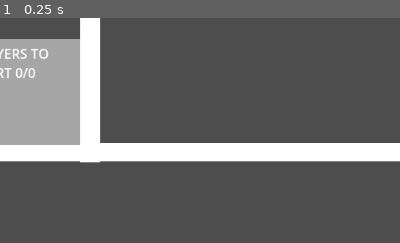
Above: before the commit, frame 1.
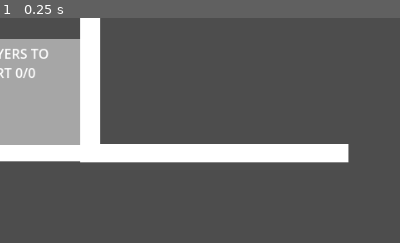
Above: after the commit, the same moment.

Repository: Maezaz1212/NatPunchthrough
Game: Godot game, scene res://SCENES/RaceGame/GAME.tscn
The game is run twice, just before and just after one commit, with the same random seed, the same clock (stepped at 60 frames per second) and the same inputs. This scene is started directly instead of the project's main scene.
Inputs:
- Up to frame 1 (0.25 s): no input
The pictures show only the part of the screen within x 50-100%, y 50-100%; the shares and areas given below are measured in that part.

The runs differ from the first frame. In frame 1, 1.9% of the frame differs, in the area x 25-100%, y 55-65%.

Commit message:
Current Build

Diff:
--- a/SCENES/Puppets/Player.tscn
+++ b/SCENES/Puppets/Player.tscn
@@ -122,4 +122,7 @@
 unreliable_sync_vars = {
 NodePath(".."): ["global_position"]
 }
+always_server_sync_vars = {
+NodePath(".."): ["is_dead"]
+}
 is_local_authority = true
--- a/SCENES/RaceGame/GAME.tscn
+++ b/SCENES/RaceGame/GAME.tscn
@@ -8,6 +8,7 @@
 [ext_resource type="Script" path="res://SCRIPTS/WALLOFDEATH.gd" id="5_gnxqn"]
 [ext_resource type="Script" path="res://SCRIPTS/RaceCamera.gd" id="6_iaqfd"]
 [ext_resource type="Script" path="res://SCENES/RaceGame/finish_line.gd" id="7_sku0x"]
+[ext_resource type="Script" path="res://SCENES/RaceGame/MOVINGPLATFORM.gd" id="9_hyug6"]
 
 [sub_resource type="RectangleShape2D" id="RectangleShape2D_allfg"]
 size = Vector2(600, 20)
@@ -20,9 +21,6 @@
 
 [sub_resource type="ShaderMaterial" id="ShaderMaterial_hsjdx"]
 
-[sub_resource type="RectangleShape2D" id="RectangleShape2D_hysj1"]
-size = Vector2(679, 20)
-
 [sub_resource type="RectangleShape2D" id="RectangleShape2D_idjkw"]
 size = Vector2(63, 189)
 
@@ -31,6 +29,12 @@
 
 [sub_resource type="RectangleShape2D" id="RectangleShape2D_pa4d7"]
 size = Vector2(20, 517)
+
+[sub_resource type="RectangleShape2D" id="RectangleShape2D_aop8e"]
+size = Vector2(1e+07, 100)
+
+[sub_resource type="RectangleShape2D" id="RectangleShape2D_hysj1"]
+size = Vector2(300, 20)
 
 [node name="GAME" type="Node2D" node_paths=PackedStringArray("textLabel", "WALLOFDEATH", "DOOR", "Game_message", "LobbyButton")]
 script = ExtResource("1_lue75")
@@ -123,21 +127,8 @@
 NodePath("../RichTextLabel"): ["text"]
 }
 
-[node name="RUN_LEVEL" type="Node2D" parent="."]
-
-[node name="StaticBody2D" type="StaticBody2D" parent="RUN_LEVEL"]
-position = Vector2(1196, 500)
-
-[node name="Sprite2D" type="Sprite2D" parent="RUN_LEVEL/StaticBody2D"]
-scale = Vector2(3.385, 0.11)
-texture = ExtResource("2_vl1qh")
-
-[node name="CollisionShape2D" type="CollisionShape2D" parent="RUN_LEVEL/StaticBody2D"]
-position = Vector2(-2.5, 0)
-shape = SubResource("RectangleShape2D_hysj1")
-
 [node name="FINISHLine" type="Area2D" parent="."]
-position = Vector2(1518, 504)
+position = Vector2(4672, 549)
 script = ExtResource("7_sku0x")
 
 [node name="Sprite2D" type="Sprite2D" parent="FINISHLine"]
@@ -191,9 +182,152 @@
 position = Vector2(0, 248.5)
 shape = SubResource("RectangleShape2D_pa4d7")
 
+[node name="BOTTOMOUTOFBOUND" type="Area2D" parent="."]
+position = Vector2(362, 849)
+script = ExtResource("5_gnxqn")
+
+[node name="CollisionShape2D" type="CollisionShape2D" parent="BOTTOMOUTOFBOUND"]
+position = Vector2(0, 327)
+shape = SubResource("RectangleShape2D_aop8e")
+
+[node name="RUN_LEVEL" type="Node2D" parent="."]
+
+[node name="FirstJumpingArea" type="Node2D" parent="RUN_LEVEL"]
+
+[node name="StaticBody2D" type="StaticBody2D" parent="RUN_LEVEL/FirstJumpingArea"]
+position = Vector2(1010, 501)
+
+[node name="Sprite2D" type="Sprite2D" parent="RUN_LEVEL/FirstJumpingArea/StaticBody2D"]
+scale = Vector2(1.4975, 0.11)
+texture = ExtResource("2_vl1qh")
+
+[node name="CollisionShape2D" type="CollisionShape2D" parent="RUN_LEVEL/FirstJumpingArea/StaticBody2D"]
+shape = SubResource("RectangleShape2D_hysj1")
+
+[node name="StaticBody2D2" type="StaticBody2D" parent="RUN_LEVEL/FirstJumpingArea"]
+position = Vector2(1580, 501)
+
+[node name="Sprite2D" type="Sprite2D" parent="RUN_LEVEL/FirstJumpingArea/StaticBody2D2"]
+scale = Vector2(1.4975, 0.11)
+texture = ExtResource("2_vl1qh")
+
+[node name="CollisionShape2D" type="CollisionShape2D" parent="RUN_LEVEL/FirstJumpingArea/StaticBody2D2"]
+shape = SubResource("RectangleShape2D_hysj1")
+
+[node name="StaticBody2D3" type="StaticBody2D" parent="RUN_LEVEL/FirstJumpingArea"]
+position = Vector2(2150, 500)
+
+[node name="Sprite2D" type="Sprite2D" parent="RUN_LEVEL/FirstJumpingArea/StaticBody2D3"]
+scale = Vector2(1.4975, 0.11)
+texture = ExtResource("2_vl1qh")
+
+[node name="CollisionShape2D" type="CollisionShape2D" parent="RUN_LEVEL/FirstJumpingArea/StaticBody2D3"]
+shape = SubResource("RectangleShape2D_hysj1")
+
+[node name="StaticBody2D4" type="StaticBody2D" parent="RUN_LEVEL/FirstJumpingArea"]
+position = Vector2(2720, 500)
+
+[node name="Sprite2D" type="Sprite2D" parent="RUN_LEVEL/FirstJumpingArea/StaticBody2D4"]
+scale = Vector2(1.4975, 0.11)
+texture = ExtResource("2_vl1qh")
+
+[node name="CollisionShape2D" type="CollisionShape2D" parent="RUN_LEVEL/FirstJumpingArea/StaticBody2D4"]
+shape = SubResource("RectangleShape2D_hysj1")
+
+[node name="Staircase" type="StaticBody2D" parent="RUN_LEVEL"]
+position = Vector2(3290, 500)
+
+[node name="Sprite2D" type="Sprite2D" parent="RUN_LEVEL/Staircase"]
+scale = Vector2(1.4975, 0.11)
+texture = ExtResource("2_vl1qh")
+
+[node name="CollisionShape2D" type="CollisionShape2D" parent="RUN_LEVEL/Staircase"]
+shape = SubResource("RectangleShape2D_hysj1")
+
+[node name="StaticBody2D" type="StaticBody2D" parent="RUN_LEVEL/Staircase"]
+position = Vector2(20, -20)
+
+[node name="Sprite2D" type="Sprite2D" parent="RUN_LEVEL/Staircase/StaticBody2D"]
+scale = Vector2(1.4975, 0.11)
+texture = ExtResource("2_vl1qh")
+
+[node name="CollisionShape2D" type="CollisionShape2D" parent="RUN_LEVEL/Staircase/StaticBody2D"]
+shape = SubResource("RectangleShape2D_hysj1")
+
+[node name="StaticBody2D" type="StaticBody2D" parent="RUN_LEVEL/Staircase/StaticBody2D"]
+position = Vector2(20, -20)
+
+[node name="Sprite2D" type="Sprite2D" parent="RUN_LEVEL/Staircase/StaticBody2D/StaticBody2D"]
+scale = Vector2(1.4975, 0.11)
+texture = ExtResource("2_vl1qh")
+
+[node name="CollisionShape2D" type="CollisionShape2D" parent="RUN_LEVEL/Staircase/StaticBody2D/StaticBody2D"]
+shape = SubResource("RectangleShape2D_hysj1")
+
+[node name="StaticBody2D" type="StaticBody2D" parent="RUN_LEVEL/Staircase/StaticBody2D/StaticBody2D"]
+position = Vector2(20, -20)
+
+[node name="Sprite2D" type="Sprite2D" parent="RUN_LEVEL/Staircase/StaticBody2D/StaticBody2D/StaticBody2D"]
+scale = Vector2(1.4975, 0.11)
+texture = ExtResource("2_vl1qh")
+
+[node name="CollisionShape2D" type="CollisionShape2D" parent="RUN_LEVEL/Staircase/StaticBody2D/StaticBody2D/StaticBody2D"]
+shape = SubResource("RectangleShape2D_hysj1")
+
+[node name="StaticBody2D" type="StaticBody2D" parent="RUN_LEVEL/Staircase/StaticBody2D/StaticBody2D/StaticBody2D"]
+position = Vector2(20, -20)
+
+[node name="Sprite2D" type="Sprite2D" parent="RUN_LEVEL/Staircase/StaticBody2D/StaticBody2D/StaticBody2D/StaticBody2D"]
+scale = Vector2(1.4975, 0.11)
+texture = ExtResource("2_vl1qh")
+
+[node name="CollisionShape2D" type="CollisionShape2D" parent="RUN_LEVEL/Staircase/StaticBody2D/StaticBody2D/StaticBody2D/StaticBody2D"]
+shape = SubResource("RectangleShape2D_hysj1")
+
+[node name="MOVING PLATFORM OBSTACLE" type="Node2D" parent="RUN_LEVEL"]
+
+[node name="StaticBody2D" type="StaticBody2D" parent="RUN_LEVEL/MOVING PLATFORM OBSTACLE"]
+position = Vector2(3821, 400)
+
+[node name="Sprite2D" type="Sprite2D" parent="RUN_LEVEL/MOVING PLATFORM OBSTACLE/StaticBody2D"]
+scale = Vector2(1.4975, 0.11)
+texture = ExtResource("2_vl1qh")
+
+[node name="CollisionShape2D" type="CollisionShape2D" parent="RUN_LEVEL/MOVING PLATFORM OBSTACLE/StaticBody2D"]
+shape = SubResource("RectangleShape2D_hysj1")
+
+[node name="MOVINGPLATFORM" type="AnimatableBody2D" parent="RUN_LEVEL/MOVING PLATFORM OBSTACLE"]
+position = Vector2(4054, 324)
+script = ExtResource("9_hyug6")
+velocity = Vector2(-20, 0)
+
+[node name="Sprite2D" type="Sprite2D" parent="RUN_LEVEL/MOVING PLATFORM OBSTACLE/MOVINGPLATFORM"]
+scale = Vector2(1.4975, 0.11)
+texture = ExtResource("2_vl1qh")
+
+[node name="CollisionShape2D" type="CollisionShape2D" parent="RUN_LEVEL/MOVING PLATFORM OBSTACLE/MOVINGPLATFORM"]
+shape = SubResource("RectangleShape2D_hysj1")
+
+[node name="TimeTillTurnTimer" type="Timer" parent="RUN_LEVEL/MOVING PLATFORM OBSTACLE/MOVINGPLATFORM"]
+autostart = true
+
+[node name="NetworkVarSync" parent="RUN_LEVEL/MOVING PLATFORM OBSTACLE/MOVINGPLATFORM" instance=ExtResource("3_xwpkr")]
+
+[node name="FINISHLINEPLATFORM" type="StaticBody2D" parent="RUN_LEVEL"]
+position = Vector2(4660, 542)
+
+[node name="Sprite2D" type="Sprite2D" parent="RUN_LEVEL/FINISHLINEPLATFORM"]
+scale = Vector2(1.4975, 0.11)
+texture = ExtResource("2_vl1qh")
+
+[node name="CollisionShape2D" type="CollisionShape2D" parent="RUN_LEVEL/FINISHLINEPLATFORM"]
+shape = SubResource("RectangleShape2D_hysj1")
+
 [connection signal="button_down" from="Control/Leave Button" to="." method="_on_leave_button_button_down"]
 [connection signal="button_down" from="Control/Lobby Button" to="." method="_on_lobby_button_button_down"]
 [connection signal="body_entered" from="PlayerStartArea" to="PlayerStartArea" method="_on_body_entered"]
 [connection signal="body_exited" from="PlayerStartArea" to="PlayerStartArea" method="_on_body_exited"]
 [connection signal="body_entered" from="FINISHLine" to="FINISHLine" method="_on_body_entered"]
 [connection signal="body_entered" from="WALLOFDEATH" to="WALLOFDEATH" method="_on_body_entered"]
+[connection signal="body_entered" from="BOTTOMOUTOFBOUND" to="BOTTOMOUTOFBOUND" method="_on_body_entered"]
+[connection signal="timeout" from="RUN_LEVEL/MOVING PLATFORM OBSTACLE/MOVINGPLATFORM/TimeTillTurnTimer" to="RUN_LEVEL/MOVING PLATFORM OBSTACLE/MOVINGPLATFORM" method="_on_time_till_turn_timer_timeout"]
--- /dev/null
+++ b/SCENES/RaceGame/MOVINGPLATFORM.gd
@@ -0,0 +1,12 @@
+extends AnimatableBody2D
+
+@export var velocity := Vector2.ZERO
+
+# Called every frame. 'delta' is the elapsed time since the previous frame.
+func _physics_process(delta):
+	global_position = global_position.lerp(global_position + velocity,delta * 10)
+	pass
+
+
+func _on_time_till_turn_timer_timeout():
+	velocity = Vector2(-velocity.x,-velocity.y)
--- a/SCRIPTS/Game_Room.gd
+++ b/SCRIPTS/Game_Room.gd
@@ -28,14 +28,15 @@
 	if !Relayconnect.IS_HOST:
 		set_process(false)
 
-	var dead_players = 0
+
 	var all_players = get_tree().get_nodes_in_group("player_instances")
+	var alive_players = get_tree().get_nodes_in_group("player_instances")
 	for player in all_players:
 		if player.is_dead:
-			dead_players += 1
+			alive_players.erase(player)
 
-	if dead_players >= all_players.size() && all_players.size() > 0:
-		end_race_game("EVERYONE IS DEAD")
+	if alive_players.size() == 1:
+		end_race_game("%s WINS" %alive_players[0].puppet_master.player_name)
 
 
 func start_race_game():
--- a/SCRIPTS/network_var_sync.gd
+++ b/SCRIPTS/network_var_sync.gd
@@ -110,6 +110,7 @@
 					something_different_server = true
 
 		if something_different_server:
+			print(new_dictionary_server)
 			Relayconnect.call_rpc_room(reliable_sync,[new_dictionary_server],false)
 
 	if !Relayconnect.IS_HOST and !is_local_authority:
Not shown: 1 places in SCENES/RaceGame/GAME.tscn that only renumber resources
